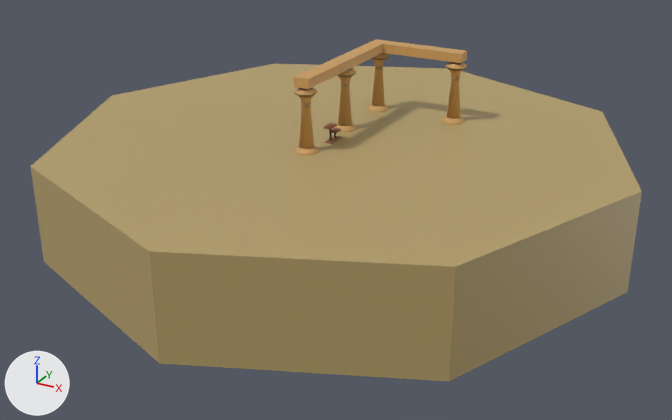
The FBX model Assets/Models/Dessert.fbx: old version first, new version second.
Camera for both pictures: a 50 mm camera at (101.7, -177.0, 73.5) aimed at (3.9, 0.9, -15.4). Arrows for +X, +Y and +Z are at lower left; the lights stay in place. Where no turn or scale is listed for an object, it has been applied to the vertices.

Objects in the first picture: 'Base Dessert', 'Pilar Egipcio.001', 'Pilar Egipcio.002', 'Pilar Egipcio.003', 'Pilar Egipcio.006', 'Union Pilares'.
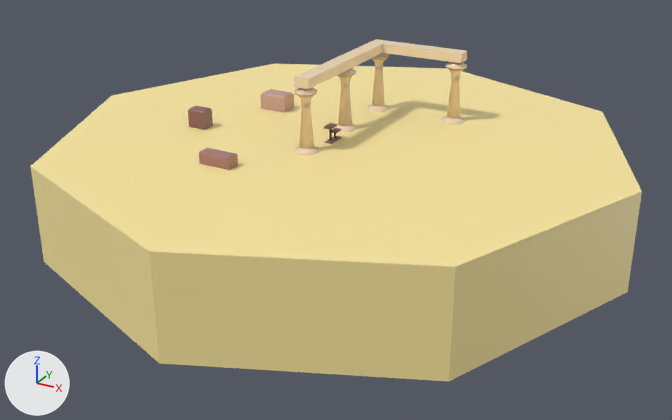
The change, as a list of edits to the scene's bpy script:
```text
Change mat_sand:
    mat_sand.base_color: (0.458, 0.343, 0.142) -> (0.991, 0.823, 0.356)  # yellow #b49e69 -> yellow #feeaa1
Change mat_pilar_mat:
    mat_pilar_mat.base_color: (0.604, 0.343, 0.113) -> (0.93, 0.723, 0.479)  # orange #cc9e5e -> beige #f7ddb8
Add mat_rocas:
    mat_rocas = principled_material('Rocas')
    mat_rocas.base_color = (0.584, 0.347, 0.292)  # beige #c99f93
    mat_rocas.roughness = 0.0
Add mat_rocas_001:
    mat_rocas_001 = principled_material('Rocas.001')
    mat_rocas_001.base_color = (0.392, 0.191, 0.171)  # brown #a87973
    mat_rocas_001.roughness = 0.0
Add me_cube_010:
    me_cube_010.from_pydata(...)  # 12 vertices, 9 faces; spans x -3.6..3.6, y -2.34..2.34, z -1.8..2.34
    me_cube_010.materials.append(mat_rocas)  # beige #c99f93
Add me_cube_012:
    me_cube_012.from_pydata(...)  # 12 vertices, 9 faces; spans x -2.4..2.4, y -1.62..1.62, z -3.06..1.62
    me_cube_012.materials.append(mat_cat_tree_mat_001)  # brown #8b5433
Add me_cube_011:
    me_cube_011.from_pydata(...)  # 12 vertices, 9 faces; spans x -3.99..3.99, y -1.62..1.62, z -1.8..1.07
    me_cube_011.materials.append(mat_rocas_001)  # brown #a87973
Add ob_obstáculo_1:
    ob_obstáculo_1 = bpy.data.objects.new('Obstáculo 1', me_cube_010)
    ob_obstáculo_1.location = (-22.9, 18.3, 2.8)
Add ob_obstáculo_2:
    ob_obstáculo_2 = bpy.data.objects.new('Obstáculo 2', me_cube_012)
    ob_obstáculo_2.location = (-31.4, -3.2, 3.9)
Add ob_obstáculo_1_001:
    ob_obstáculo_1_001 = bpy.data.objects.new('Obstáculo 1.001', me_cube_011)
    ob_obstáculo_1_001.location = (-12.5, -22.5, 2.7)
```

Boxes [x1, y1, x2, y2] around the edits, measured in the pictures (672 x 420 px):
'Base Dessert', recoloured (brown to beige)
    both: [30, 64, 642, 381]
'Union Pilares', recoloured (orange to beige)
    both: [294, 39, 467, 89]
'Pilar Egipcio.002', recoloured
    both: [294, 87, 319, 155]
'Pilar Egipcio.006', recoloured
    both: [442, 62, 467, 124]
'Pilar Egipcio.003', recoloured
    both: [334, 68, 356, 132]
'Pilar Egipcio.001', recoloured
    both: [368, 53, 389, 112]
'Obstáculo 1.001', added (brown)
    after: [199, 148, 238, 170]
'Obstáculo 1', added (beige)
    after: [260, 89, 294, 112]
'Obstáculo 2', added (brown)
    after: [188, 106, 213, 130]
